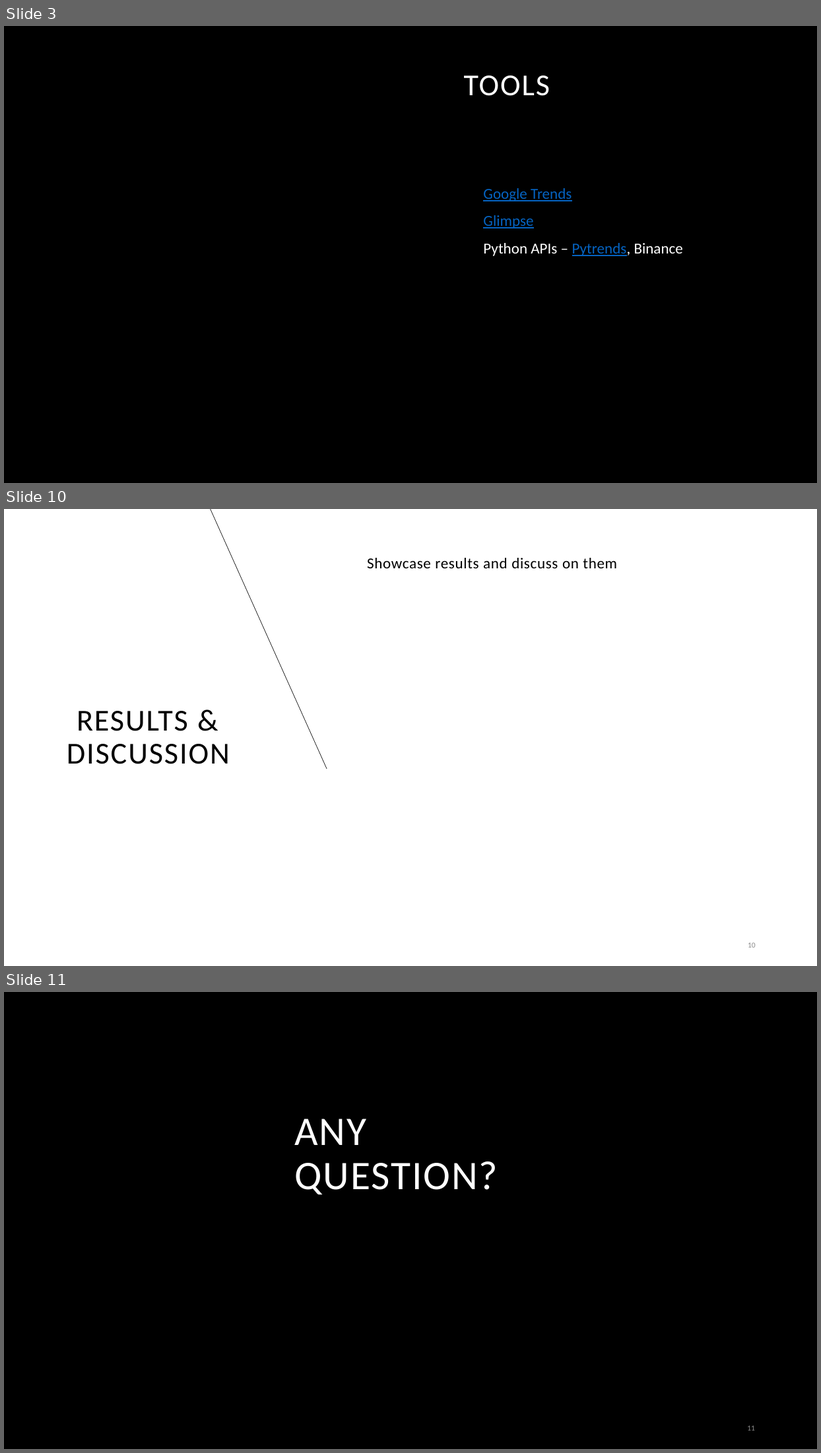
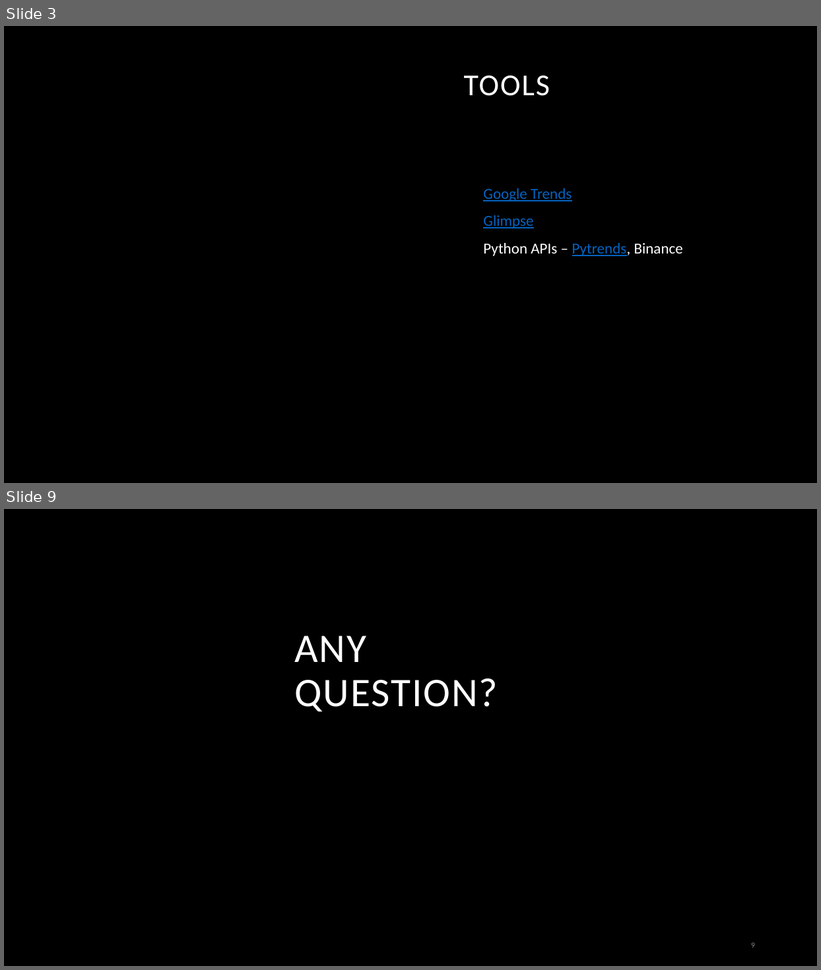
Before and after one commit to HillelCharbit/Trading-Algorithm-Project---google-trends, a slide deck: presentation/Google Trends as a Sentiment Indicator in Algorithmic - less verbal.pptx. Shown one above the other, each under a label of ours: slides 3, 10 and 11 before the commit, slides 3 and 9 after it; the slides between them are not shown. The pictures are 821x1453 and 821x970 pixels, drawn with LibreOffice and Linux fonts; fonts in the diff are those of the drawing; background and template pictures are left out. Boxes give left, top, right and bottom in pixels: in the first picture for what was removed or moved away, otherwise in the second. Text is boxed around its words. In the diff, an @@ line names an element or a change of style, - is before the commit and + after.

```diff
--- a/presentation/Google Trends as a Sentiment Indicator in Algorithmic - less verbal.pptx
+++ b/presentation/Google Trends as a Sentiment Indicator in Algorithmic - less verbal.pptx
@@ slide 10 removed at box(4, 509, 817, 966), background #FFFFFF @@
@@ line removed from (327, 769) to (210, 509) @@
@@ text removed at box(367, 558, 617, 568) @@
-Showcase results and discuss on them
@@ title removed at box(67, 711, 230, 764) @@
-RESULTS & DISCUSSION
@@ page number removed at box(748, 943, 756, 948) @@
-10
@@ what was slide 11 is now slide 9 @@
@@ page number at box(751, 943, 755, 948): text changed @@
-11
+9
```
Also in this commit, not shown: 5 slides changed, 2 slides added, 3 other slides removed, 3 other files.
